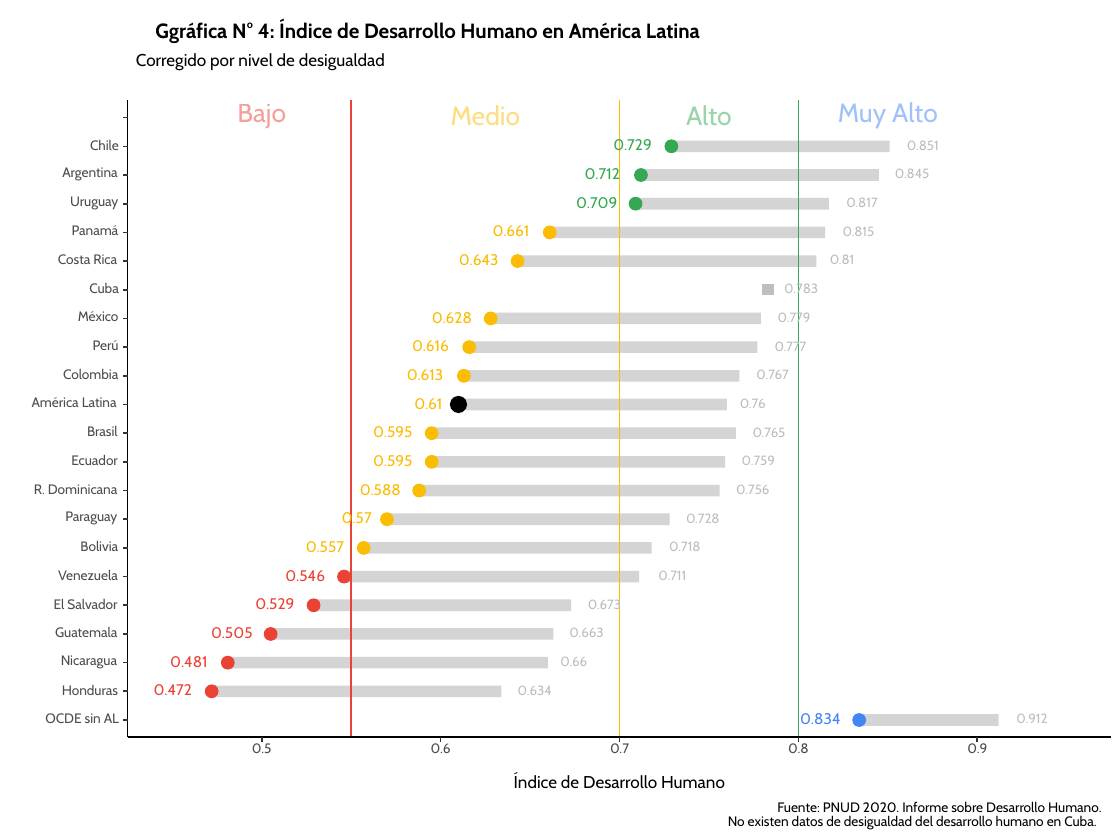
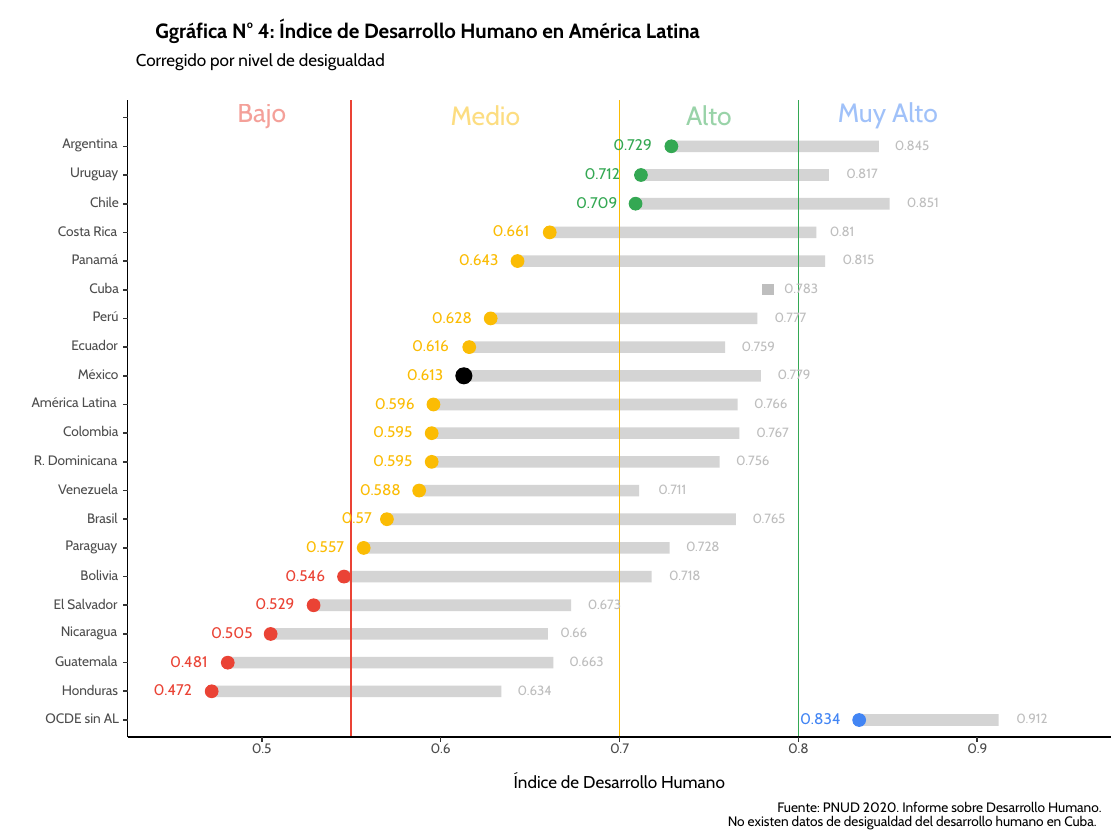
Before and after one commit to mevalenzuelag/graphs-desigualdad-democracia-AL, a slide deck: slide 4 of salida/demo_one.pptx. Drawn at 1120x840 pixels with LibreOffice and Linux fonts; fonts in the diff are those of the drawing. Boxes give left, top, right and bottom in pixels: in the first picture for what was removed or moved away, otherwise in the second. Text is boxed around its words. In the diff, an @@ line names an element or a change of style, - is before the commit and + after.

```diff
--- a/salida/demo_one.pptx
+++ b/salida/demo_one.pptx
@@ 12 texts: place and size @@
-12 texts at <box>34,167,930,669</box>
+12 texts at <box>34,138,930,640</box>
@@ freeform shape: place and size @@
-freeform shape at <box>671,147,889,147</box>
+freeform shape at <box>671,147,878,147</box>
@@ freeform shape: place and size @@
-freeform shape at <box>636,204,829,204</box>
+freeform shape at <box>641,175,829,175</box>
@@ freeform shape: place and size @@
-freeform shape at <box>641,175,878,175</box>
+freeform shape at <box>636,204,890,204</box>
@@ freeform shape: place and size @@
-freeform shape at <box>550,233,825,233</box>
+freeform shape at <box>550,233,816,233</box>
@@ freeform shape: place and size @@
-freeform shape at <box>517,261,816,261</box>
+freeform shape at <box>517,261,825,261</box>
@@ freeform shape at <box>491,318,757,318</box>: outline redrawn @@
@@ text "Ecuador": place and size @@
-text "Ecuador" at <box>71,454,118,465</box>
+text "Ecuador" at <box>71,339,118,350</box>
@@ freeform shape: place and size @@
-freeform shape at <box>469,347,757,347</box>
+freeform shape at <box>469,347,725,347</box>
@@ text "0.759": place and size @@
-text "0.759" at <box>742,456,775,465</box>
+text "0.759" at <box>742,342,775,351</box>
@@ text "México": place and size @@
-text "México" at <box>78,311,119,321</box>
+text "México" at <box>78,369,119,379</box>
@@ ellipse: place and size @@
-ellipse at <box>450,396,466,412</box>
+ellipse at <box>456,367,472,383</box>
@@ freeform shape: place and size @@
-freeform shape at <box>464,376,739,376</box>
+freeform shape at <box>464,376,760,376</box>
@@ 5 texts: place and size @@
-5 texts at <box>63,139,939,379</box>
+5 texts at <box>63,196,939,437</box>
@@ text at <box>375,398,415,409</box>: text changed @@
-0.61
+0.596
@@ ellipse: place and size @@
-ellipse at <box>452,399,465,411</box>
+ellipse at <box>427,399,439,411</box>
@@ freeform shape: place and size @@
-freeform shape at <box>458,404,727,404</box>
+freeform shape at <box>433,404,738,404</box>
@@ text at <box>754,399,787,408</box>: text changed @@
-0.76
+0.766
@@ freeform shape at <box>431,433,739,433</box>: outline redrawn @@
@@ freeform shape: place and size @@
-freeform shape at <box>431,461,725,461</box>
+freeform shape at <box>431,461,719,461</box>
@@ text "Venezuela": place and size @@
-text "Venezuela" at <box>58,569,118,580</box>
+text "Venezuela" at <box>58,483,118,494</box>
@@ freeform shape: place and size @@
-freeform shape at <box>419,491,719,491</box>
+freeform shape at <box>419,491,638,491</box>
@@ text "0.711": place and size @@
-text "0.711" at <box>658,571,686,580</box>
+text "0.711" at <box>658,485,686,494</box>
@@ text "Brasil": place and size @@
-text "Brasil" at <box>87,425,118,436</box>
+text "Brasil" at <box>87,512,118,523</box>
@@ freeform shape: place and size @@
-freeform shape at <box>388,520,670,520</box>
+freeform shape at <box>388,520,736,520</box>
@@ text "0.765": place and size @@
-text "0.765" at <box>753,428,786,437</box>
+text "0.765" at <box>753,514,786,523</box>
@@ freeform shape: place and size @@
-freeform shape at <box>364,548,652,548</box>
+freeform shape at <box>364,548,670,548</box>
@@ 8 texts: place and size @@
-8 texts at <box>55,225,875,637</box>
+8 texts at <box>55,254,875,666</box>
@@ freeform shape: place and size @@
-freeform shape at <box>344,577,640,577</box>
+freeform shape at <box>344,577,652,577</box>
@@ freeform shape: place and size @@
-freeform shape at <box>271,634,553,634</box>
+freeform shape at <box>271,634,549,634</box>
@@ freeform shape: place and size @@
-freeform shape at <box>227,663,548,663</box>
+freeform shape at <box>227,663,553,663</box>
```
Also in this commit, not shown: 5 other slides changed, 2 other files.
